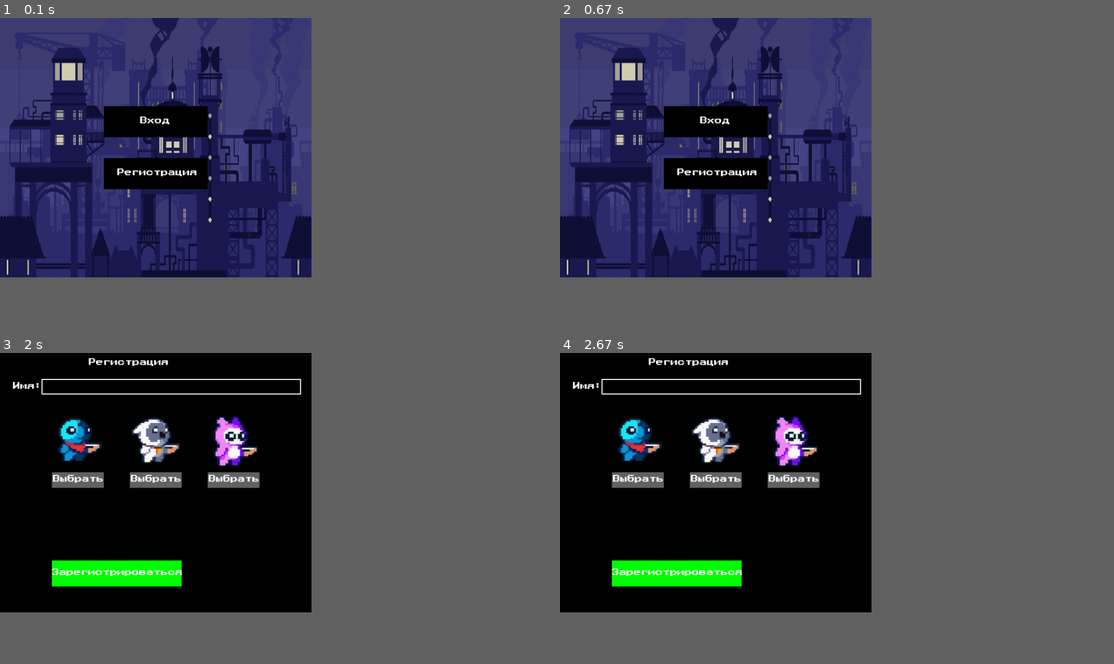
Above: before the commit, frames 1-4 (two rows, left to right).
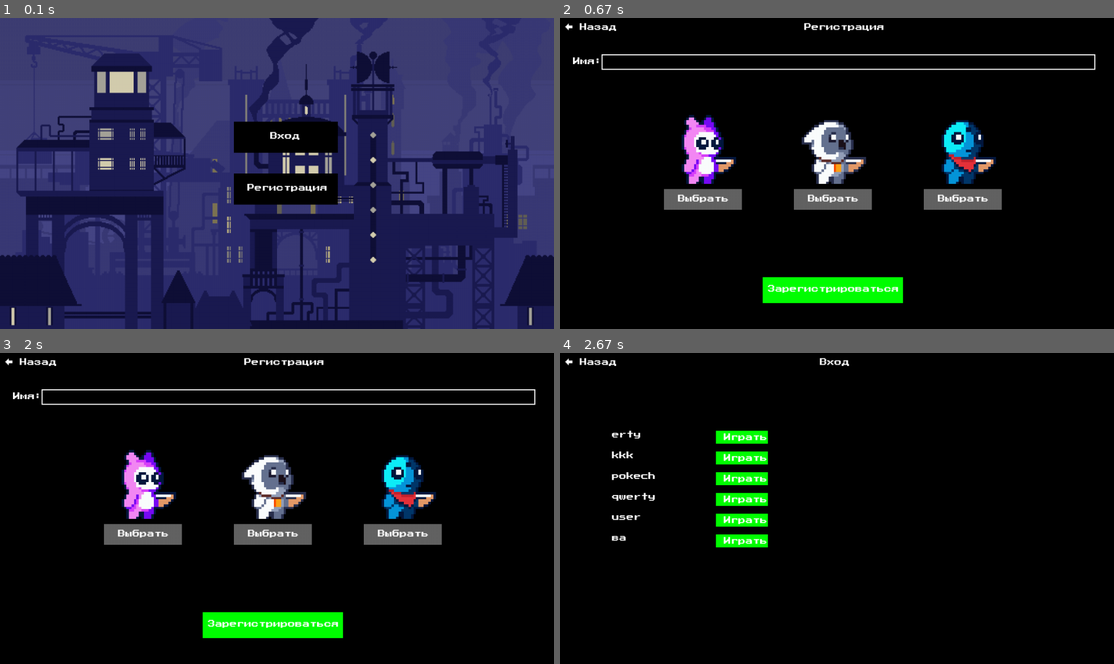
Above: after the commit, the same moments.

Repository: kira-perechesova/pygame_project
Game: pygame game, started from log_reg.py
Two runs of this game, one before a commit and one after it. Both use one fixed random seed, a clock stepped at 60 frames per second and the inputs below.
Inputs (mouse positions are in pixels of both pictures, inside the frame that each line leads up to):
- Up to frame 1 (0.1 s): no input
- Up to frame 2 (0.67 s): click (837, 173) at 0.38 s
- Up to frame 3 (2 s): click (27, 362) at 0.72 s, where only the run after the commit has a clickable "← Назад"; click "Вход" at 1.05 s; click (182, 436) at 1.38 s, where only the run after the commit has a clickable "Играть"; click "Регистрация" at 1.72 s
- Up to frame 4 (2.67 s): click (587, 362) at 2.05 s, where only the run after the commit has a clickable "← Назад"; click (848, 471) at 2.38 s, where only the run after the commit has a clickable "Вход"
The window is 506x422 before the commit and 900x506 after it. Grey fills any space a smaller window leaves; there, only what the larger window draws over its background counts as a difference.

The runs differ from the first frame. In frame 1, 64% of the frame differs, in the area x 0-100%, y 0-100%; in frame 2, 49%; in frame 3, 17%; in frame 4, 9.1%.

Commit message:
back_button, window - 1066 x 600

Diff:
--- a/log_reg.py
+++ b/log_reg.py
@@ -4,7 +4,7 @@
 
 pygame.init()
 
-WIDTH, HEIGHT = 600, 500
+WIDTH, HEIGHT = 1066, 600
 screen = pygame.display.set_mode((WIDTH, HEIGHT))
 pygame.display.set_caption('Платформер')
 
@@ -20,16 +20,16 @@
 
 font = pygame.font.Font('fonts/PressStart2P-Regular.ttf', 14)
 
-background_image = pygame.image.load('img/blue_bg.png')
+background_image = pygame.image.load('images/for_levels/background/background2.png')
 background_image = pygame.transform.scale(background_image, (WIDTH, HEIGHT))
 
 character_id = 0
-character1_image = pygame.image.load('img/character1.png')
-character2_image = pygame.image.load('img/character2.png')
-character3_image = pygame.image.load('img/character3.png')
-character1_image = pygame.transform.scale(character1_image, (100, 100))
-character2_image = pygame.transform.scale(character2_image, (100, 100))
-character3_image = pygame.transform.scale(character3_image, (100, 100))
+character1_image = pygame.image.load('images/character/character1/idle/Idle_1.png')
+character2_image = pygame.image.load('images/character/character2/idle/Idle_1.png')
+character3_image = pygame.image.load('images/character/character3/idle/Idle_1.png')
+character1_image = pygame.transform.scale(character1_image, (200, 200))
+character2_image = pygame.transform.scale(character2_image, (200, 200))
+character3_image = pygame.transform.scale(character3_image, (200, 200))
 
 # Функция для подключения к базе данных
 def connect_db():
@@ -49,8 +49,8 @@
 def draw_main_screen():
     screen.blit(background_image, (0, 0))
 
-    login_button = pygame.Rect(200, 170, 200, 60)
-    register_button = pygame.Rect(200, 270, 200, 60)
+    login_button = pygame.Rect(450, 200, 200, 60)
+    register_button = pygame.Rect(450, 300, 200, 60)
 
     pygame.draw.rect(screen, (0, 0, 0), login_button)
     pygame.draw.rect(screen, (0, 0, 0), register_button)
@@ -63,23 +63,26 @@
     pygame.display.flip()
 
 # экран входа
-# экран входа
 def draw_login_screen():
     screen.fill(BLACK)
+    back_button = pygame.Rect(5, 5, 100, 30)
+    pygame.draw.rect(screen, BLACK, back_button)
+    back_button_text = font.render('← Назад', True, WHITE)
+    screen.blit(back_button_text, (back_button.x + 5, back_button.y + 5))
+
     login_title = font.render('Вход', True, WHITE)
-    screen.blit(login_title, (WIDTH // 3 + 40, HEIGHT // 10))
+    screen.blit(login_title, (500, 10))
 
     # Отображение списка пользователей с кнопками "Играть"
     users = get_all_users()
-    user_list_start_y = 150  # Начальная позиция для списка пользователей
+    user_list_start_y = 150
     for idx, user in enumerate(users):
-        # Убедимся, что user является строкой
         if user:
-            user_text = font.render(str(user), True, WHITE)  # Преобразуем user в строку
-            screen.blit(user_text, (100, user_list_start_y + idx * 30))
-
-            # Кнопка "Играть" рядом с каждым пользователем
-            play_button = pygame.Rect(300, user_list_start_y + idx * 30, 100, 25)
+            user_text = font.render(str(user), True, WHITE)
+            screen.blit(user_text, (100, user_list_start_y + idx * 40))
+
+            # Кнопка "Играть"
+            play_button = pygame.Rect(300, user_list_start_y + idx * 40, 100, 25)
             pygame.draw.rect(screen, GREEN, play_button)
             play_button_text = font.render('Играть', True, WHITE)
             screen.blit(play_button_text, (play_button.x + 15, play_button.y + 5))
@@ -90,22 +93,28 @@
 # экран регистрации
 def draw_register_screen(username_text, character_id):
     screen.fill(BLACK)
+
+    back_button = pygame.Rect(5, 5, 100, 30)
+    pygame.draw.rect(screen, BLACK, back_button)
+    back_button_text = font.render('← Назад', True, WHITE)
+    screen.blit(back_button_text, (back_button.x + 5, back_button.y + 5))
+
     register_title = font.render('Регистрация', True, WHITE)
-    screen.blit(register_title, (WIDTH // 3.5, 10))
+    screen.blit(register_title, (470, 10))
 
     # Поле имени пользователя
-    username_box = pygame.Rect(80, 50, 500, 30)
+    username_box = pygame.Rect(80, 70, 950, 30)
     pygame.draw.rect(screen, WHITE, username_box, 2)
     username_input = font.render(f'Имя: {username_text}', True, WHITE)
     screen.blit(username_input, (username_box.x - 55, username_box.y + 6))
 
-    screen.blit(character1_image, (100, 120))  # Персонаж 1
-    screen.blit(character2_image, (250, 120))  # Персонаж 2
-    screen.blit(character3_image, (400, 120))  # Персонаж 3
-
-    button1 = pygame.Rect(100, 230, 100, 30)
-    button2 = pygame.Rect(250, 230, 100, 30)
-    button3 = pygame.Rect(400, 230, 100, 30)
+    screen.blit(character1_image, (200, 120))  # Персонаж 1
+    screen.blit(character2_image, (450, 120))  # Персонаж 2
+    screen.blit(character3_image, (700, 120))  # Персонаж 3
+
+    button1 = pygame.Rect(200, 330, 150, 40)
+    button2 = pygame.Rect(450, 330, 150, 40)
+    button3 = pygame.Rect(700, 330, 150, 40)
 
     # Изменение цвета кнопок в зависимости от выбранного персонажа
     button1_color = SELECTED if character_id == 1 else GREY
@@ -120,15 +129,15 @@
     button2_text = font.render('Выбрать', True, WHITE)
     button3_text = font.render('Выбрать', True, WHITE)
 
-    screen.blit(button1_text, (button1.x + 2, button1.y + 5))
-    screen.blit(button2_text, (button2.x + 2, button2.y + 5))
-    screen.blit(button3_text, (button3.x + 2, button3.y + 5))
+    screen.blit(button1_text, (button1.x + 27, button1.y + 11))
+    screen.blit(button2_text, (button2.x + 27, button2.y + 11))
+    screen.blit(button3_text, (button3.x + 27, button3.y + 11))
 
     # Кнопка регистрации
-    register_button = pygame.Rect(100, 400, 250, 50)
+    register_button = pygame.Rect(390, 500, 270, 50)
     pygame.draw.rect(screen, GREEN, register_button)
     register_button_text = font.render('Зарегистрироваться', True, WHITE)
-    screen.blit(register_button_text, (register_button.x, register_button.y + 15))
+    screen.blit(register_button_text, (register_button.x + 10, register_button.y + 15))
 
     pygame.display.flip()
 
@@ -157,8 +166,8 @@
                 mouse_pos = event.pos
 
                 if current_screen == 'main':
-                    login_button = pygame.Rect(200, 170, 200, 60)
-                    register_button = pygame.Rect(200, 270, 200, 60)
+                    login_button = pygame.Rect(450, 200, 200, 60)
+                    register_button = pygame.Rect(450, 300, 200, 60)
 
                     if login_button.collidepoint(mouse_pos):
                         current_screen = 'login'
@@ -166,6 +175,11 @@
                         current_screen = 'register'
 
                 if current_screen == 'login':
+                    back_button = pygame.Rect(5, 5, 100, 30)
+
+                    if back_button.collidepoint(mouse_pos):
+                        current_screen = 'main'
+
                     users = get_all_users()
                     user_list_start_y = 150  # Начальная позиция для списка пользователей
                     for idx, user in enumerate(users):
@@ -175,12 +189,17 @@
                             current_screen = 'main'  # Переход на главный экран
 
                 if current_screen == 'register':
-                    username_box = pygame.Rect(80, 50, 500, 30)
-                    register_button = pygame.Rect(100, 400, 250, 50)
-
-                    button1 = pygame.Rect(100, 230, 100, 30)
-                    button2 = pygame.Rect(250, 230, 100, 30)
-                    button3 = pygame.Rect(400, 230, 100, 30)
+                    username_box = pygame.Rect(80, 70, 950, 30)
+                    register_button = pygame.Rect(390, 500, 270, 50)
+
+                    button1 = pygame.Rect(200, 330, 150, 40)
+                    button2 = pygame.Rect(450, 330, 150, 40)
+                    button3 = pygame.Rect(700, 330, 150, 40)
+
+                    back_button = pygame.Rect(5, 5, 100, 30)
+
+                    if back_button.collidepoint(mouse_pos):
+                        current_screen = 'main'
 
                     if button1.collidepoint(mouse_pos):
                         if username_text:
Binary file changed: game.sqlite
Binary file removed: img/blue_bg.png
Binary file removed: img/character1.png
Binary file removed: img/character2.png
Binary file removed: img/character3.png
Binary file removed: img/red_bg.png
